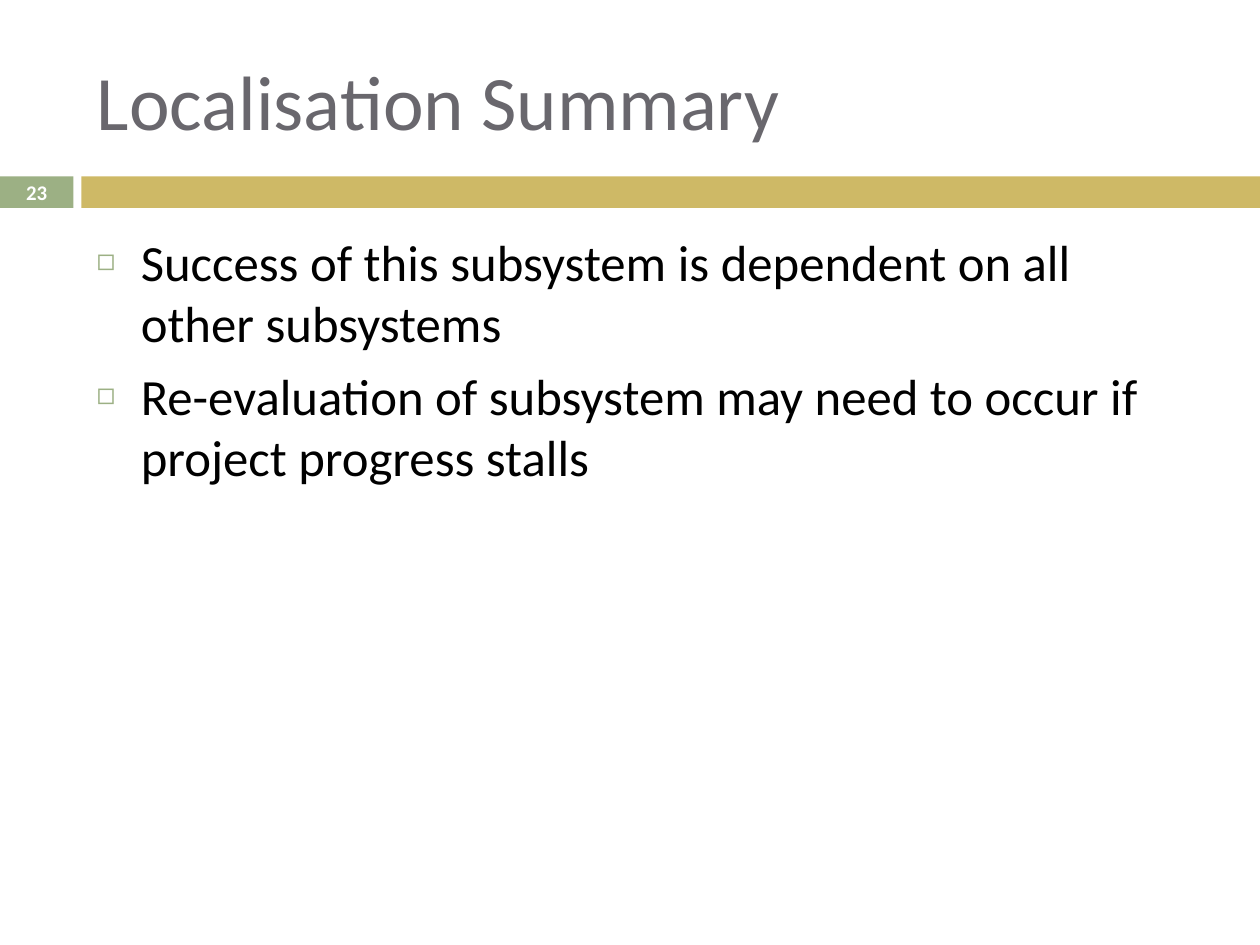
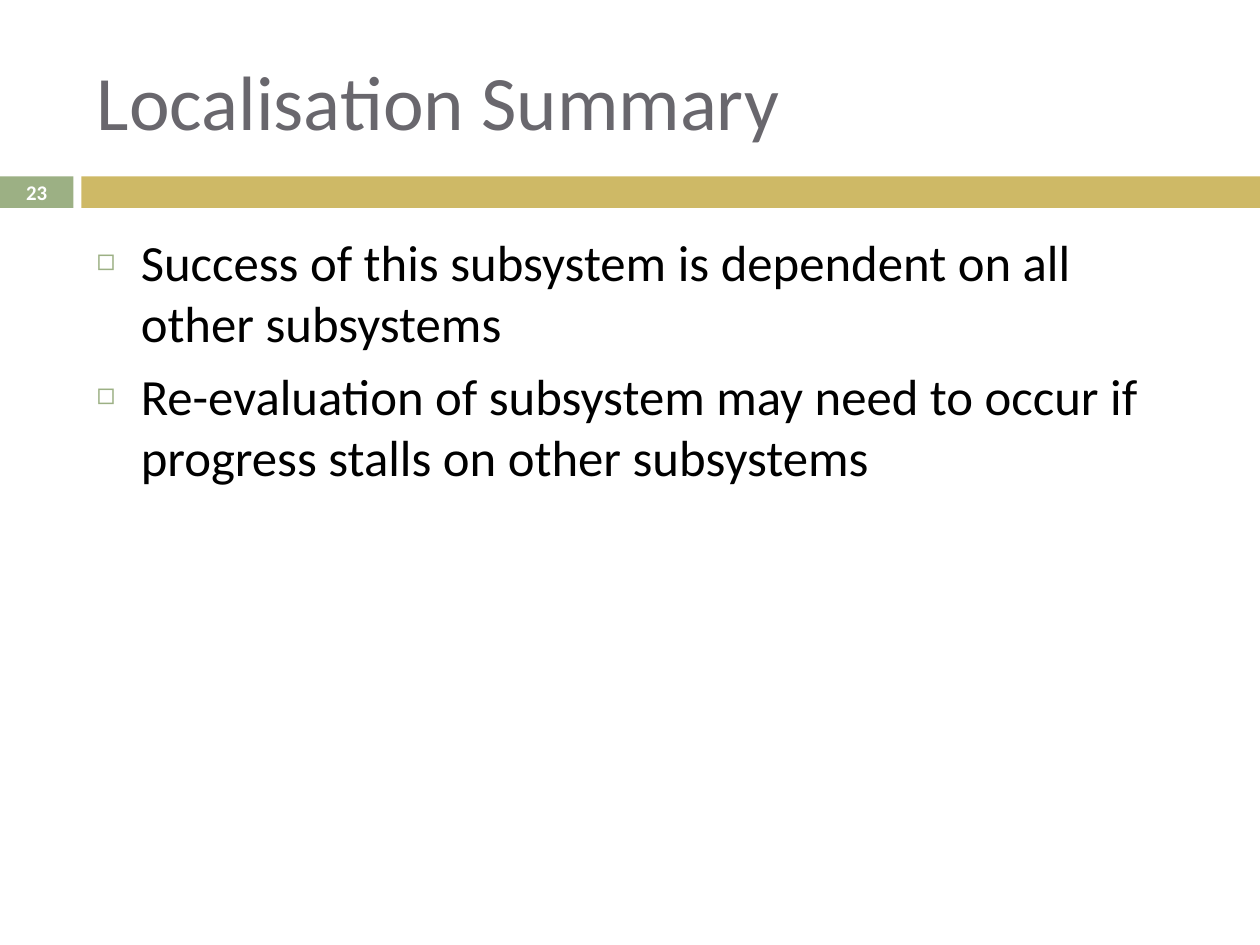
Before and after one commit to lijian8/ahns10, a slide deck: slide 23 of docproject/official_ahns/presentations/liam_semester1.pptx. Drawn at 1260x945 pixels with LibreOffice and Linux fonts; fonts in the diff are those of the drawing. Boxes give left, top, right and bottom in pixels: in the first picture for what was removed or moved away, otherwise in the second. Text is boxed around its words. In the diff, an @@ line names an element or a change of style, - is before the commit and + after.

```diff
--- a/docproject/official_ahns/presentations/liam_semester1.pptx
+++ b/docproject/official_ahns/presentations/liam_semester1.pptx
@@ text at bbox=[141, 379, 1137, 485]: text changed @@
-◻ Re-evaluation of subsystem may need to occur if project progress stalls
+◻ Re-evaluation of subsystem may need to occur if progress stalls on other subsystems
```
Also in this commit, not shown: 9 other slides changed.
